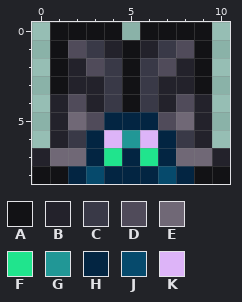
One commit to this pixel-art sprite: Resources/Textures/Items/Equipables/Vanity/Developer/HereticPants.png. The picture above was drawn from the file before the commit.
The file is 22x18 pixels, drawn in blocks of 2x2; one block is one cell here. Colours within 5 levels of each other are drawn and written as one.
Palette (. is transparent): A #121215  B #23222b  C #393947  D #504b5a  E #706876  F #20e48d  G #219796  H #032542  J #064a6c  K #ddb4f8
Pixels before, first column x 0:
0 .AAAA.AAAA.
1 .ADCBABCDA.
2 .ABDCACDBA.
3 .ABBCACBBA.
4 .BDBCACBDB.
5 .BEDHHHDEB.
6 .BCHKGKHCB.
7 BEEHFHFHEEB
8 AAHJHHHJHAA
The result:
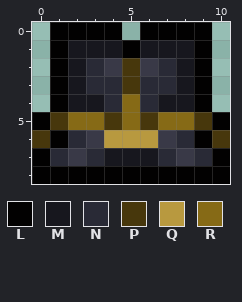
Colours new in this view: L #020101  M #17171e  N #292a36  P #47370c  Q #b8993f  R #866a16
The edit:
Changed rows in their new state; - is an unchanged pixel.
first column x 0:
0 -LLLL-LLLL-
1 -LMMMLMMML-
2 -LMN-P-NML-
3 -LMNNPNNML-
4 -LMMNRNMML-
5 LPRRPRPRRPL
6 PLNCQQQCNLP
7 LNCNMMMNCNL
8 LLLLLLLLLLL
